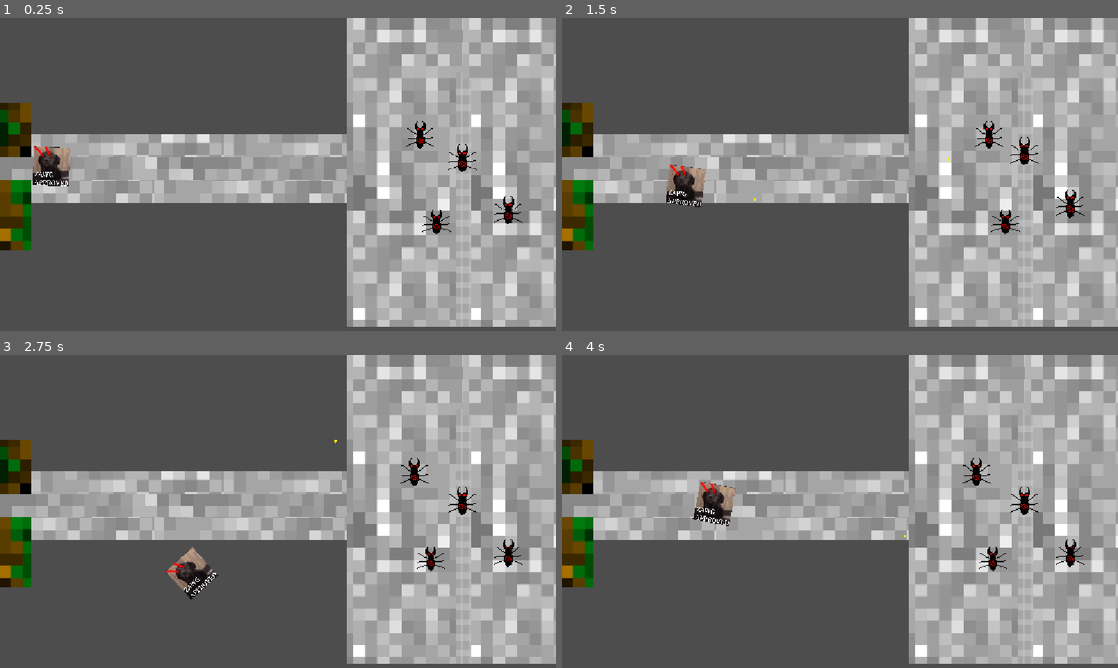
Above: before the commit, frames 1-4 (two rows, left to right).
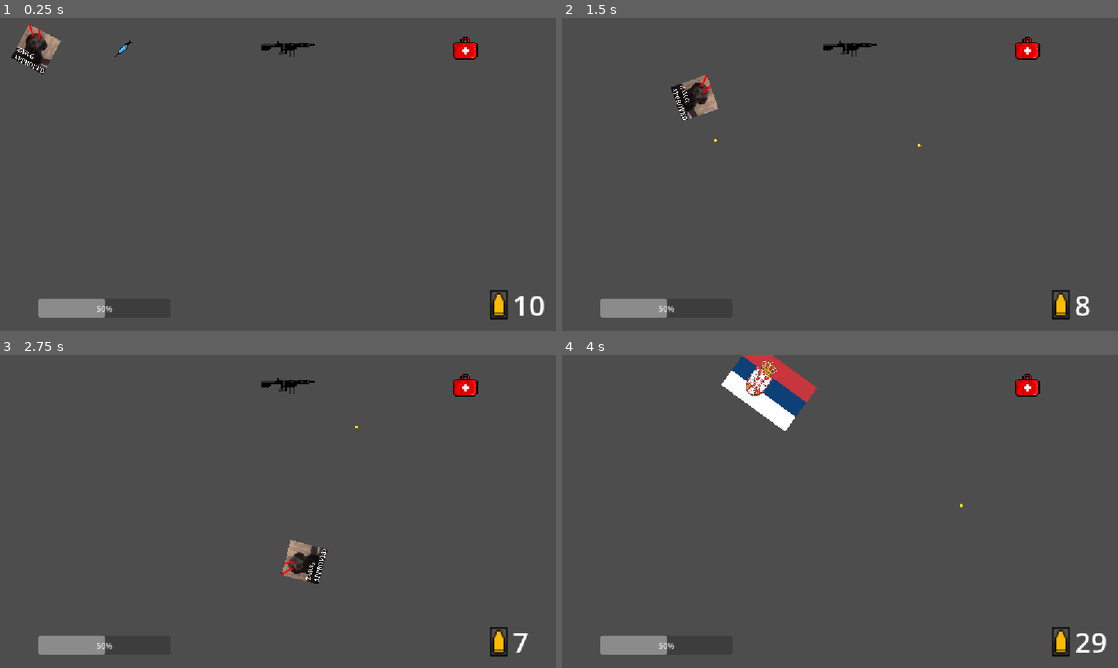
Above: after the commit, the same moments.

Repository: vladydad/Invasion_godot
Game: Godot game, scene res://Tutorial.tscn
Two runs of this game, one before a commit and one after it. Both use one fixed random seed, a clock stepped at 60 frames per second and the inputs below. Before the commit the project starts from res://NPC/NPC.tscn. Sound files missing from this copy of the repository are replaced by a short silence.
Inputs (mouse positions are in pixels of both pictures, inside the frame that each line leads up to):
- Up to frame 1 (0.25 s): no input
- Up to frame 2 (1.5 s): move the mouse to (962, 158) at 0.52 s; hold Right (ui_right) 0.53-1.28 s; click (962, 158) at 0.6 s; move the mouse to (728, 190) at 1.27 s; hold Down (ui_down) from 1.28 s (still down); click (728, 190) at 1.35 s
- Up to frame 3 (2.75 s): move the mouse to (333, 442) at 2.02 s; release Down (ui_down) at 2.03 s; hold Right (ui_right) from 2.03 s (still down); click (333, 442) at 2.1 s
- Up to frame 4 (4 s): move the mouse to (812, 574) at 2.77 s; release Right (ui_right) at 2.78 s; hold Up (ui_up) 2.78-3.53 s; click (812, 574) at 2.85 s; move the mouse to (1006, 558) at 3.52 s; hold Left (ui_left) from 3.53 s (still down); click (1006, 558) at 3.6 s

The runs differ from the first frame. In frame 1, 54% of the frame differs, in the area x 0-100%, y 0-99%; in frame 2, 54%; in frame 3, 55%; in frame 4, 55%.

Commit message:
s

Diff:
--- a/invasion/Tutorial.tscn
+++ b/invasion/Tutorial.tscn
@@ -4,6 +4,7 @@
 [ext_resource type="PackedScene" uid="uid://2u86xvv1k8at" path="res://adrnl.tscn" id="2_5s8la"]
 [ext_resource type="PackedScene" uid="uid://0rt840pxuxhq" path="res://m4a1.tscn" id="3_fr6qw"]
 [ext_resource type="PackedScene" uid="uid://bhf11akkik36y" path="res://medkit.tscn" id="4_oiqhk"]
+[ext_resource type="Texture2D" uid="uid://cm378ir0dauy" path="res://icons/bullet.png" id="5_p3v23"]
 
 [node name="Node2D" type="Node2D" unique_id=1186509278]
 position = Vector2(71, 59)
@@ -35,3 +36,10 @@
 
 [node name="Area2D3" parent="." unique_id=1439943726 instance=ExtResource("4_oiqhk")]
 position = Vector2(891, 9)
+
+[node name="CanvasLayer2" type="CanvasLayer" parent="." unique_id=96121429]
+
+[node name="Bullet" type="Sprite2D" parent="CanvasLayer2" unique_id=385511742]
+position = Vector2(1035, 600)
+scale = Vector2(2.78125, 3.03125)
+texture = ExtResource("5_p3v23")
--- a/invasion/medkit.gd
+++ b/invasion/medkit.gd
@@ -6,4 +6,5 @@
 func _on_body_entered(body):
 	if body.is_in_group("player"):
 		body.maxhealth()
-		queue_free()
+		$PickupSound.play()
+		await $PickupSound.finished
--- a/invasion/medkit.tscn
+++ b/invasion/medkit.tscn
@@ -2,6 +2,7 @@
 
 [ext_resource type="Texture2D" uid="uid://dgf556ss1mmag" path="res://health pack.png" id="1_7hg4a"]
 [ext_resource type="Script" uid="uid://dbt22g0qjh4vd" path="res://medkit.gd" id="1_22oi4"]
+[ext_resource type="AudioStream" uid="uid://l81h30portbg" path="res://audio/pickup.mp3" id="3_6guc2"]
 
 [sub_resource type="RectangleShape2D" id="RectangleShape2D_7xv1m"]
 size = Vector2(52.25, 51)
@@ -17,3 +18,6 @@
 [node name="CollisionShape2D" type="CollisionShape2D" parent="." unique_id=581869450]
 position = Vector2(1.875, -5.5)
 shape = SubResource("RectangleShape2D_7xv1m")
+
+[node name="PickupSound" type="AudioStreamPlayer2D" parent="." unique_id=877078260]
+stream = ExtResource("3_6guc2")
--- a/invasion/player.gd
+++ b/invasion/player.gd
@@ -5,9 +5,9 @@
 var health = 50
 var ammo = 10
 
-#@onready var health_bar = $"../HealthBar"
+@onready var health_bar = $"../HealthBar"
 
-#@onready var ammo_label = $"../CanvasLayer/AmmoLabel"
+@onready var ammo_label = $"../CanvasLayer/AmmoLabel"
 
 func highspeed():
 	speed = 500
@@ -53,15 +53,18 @@
 func _process(delta):
 	look_at(get_global_mouse_position())
 	if Input.is_action_just_pressed("Shoot") and ammo>0:
-		shoot()
+		if weapon == "pistol":
+			shootPistol()
+		elif weapon == "ar":
+			shootm4()
 		ammo = ammo - 1
 	elif ammo == 0:
-		#ammo_label.text = "Lader..."
+		ammo_label.text = "Lader..."
 		reload()
-#	ammo_label.text = str(ammo)
-#	health_bar.value = health
+	ammo_label.text = str(ammo)
+	health_bar.value = health
 
-func shoot():
+func shootPistol():
 	var bullet = bullet_scene.instantiate()
 
 	var direction = (
@@ -72,3 +75,19 @@
 
 	bullet.global_position = $goon.global_position
 	bullet.direction = direction
+
+	$ShootSound.play()
+
+func shootm4():
+	var bullet = bullet_scene.instantiate()
+
+	var direction = (
+		get_global_mouse_position() - $goon.global_position
+	).normalized()
+
+	get_tree().current_scene.add_child(bullet)
+
+	bullet.global_position = $goon.global_position
+	bullet.direction = direction
+
+	$RifleSound.play()
--- a/invasion/player.tscn
+++ b/invasion/player.tscn
@@ -3,6 +3,8 @@
 [ext_resource type="Script" uid="uid://b2rjbg3c4ha5c" path="res://player.gd" id="1_onrkg"]
 [ext_resource type="PackedScene" uid="uid://b0fhfldkrhm6v" path="res://bullet.tscn" id="2_i3pqv"]
 [ext_resource type="Texture2D" uid="uid://bjqg165opy677" path="res://zawgapproved.png" id="2_onrkg"]
+[ext_resource type="AudioStream" uid="uid://bxwwik2vlf7pa" path="res://audio/eaglaxle-gun-shot-2-530789.mp3" id="4_hqtel"]
+[ext_resource type="AudioStream" uid="uid://bkg50bxw0hl60" path="res://audio/m4a1.mp3" id="5_sweqy"]
 
 [sub_resource type="RectangleShape2D" id="RectangleShape2D_7xv1m"]
 size = Vector2(78, 80)
@@ -26,3 +28,9 @@
 [node name="Sprite2D" type="Sprite2D" parent="goon" unique_id=1081819845]
 position = Vector2(-4.9999995, 3)
 scale = Vector2(0.033392537, 0.032564655)
+
+[node name="ShootSound" type="AudioStreamPlayer2D" parent="." unique_id=743461403]
+stream = ExtResource("4_hqtel")
+
+[node name="RifleSound" type="AudioStreamPlayer2D" parent="." unique_id=2144829534]
+stream = ExtResource("5_sweqy")
--- a/invasion/project.godot
+++ b/invasion/project.godot
@@ -11,7 +11,7 @@
 [application]
 
 config/name="Invasion"
-run/main_scene="uid://dwtms15a568aa"
+run/main_scene="uid://veb1nhvkxalg"
 config/features=PackedStringArray("4.7", "Forward Plus")
 
 [display]
Not shown, added: invasion/audio/eaglaxle-gun-shot-2-530789.mp3.import
Not shown, added: invasion/audio/m4a1.mp3.import
Not shown, added: invasion/audio/pickup.mp3.import
Binary file added: invasion/icons/bullet.png
Not shown, added: invasion/icons/bullet.png.import
Binary file added: invasion/icons/crosshair.png
Not shown, added: invasion/icons/crosshair.png.import
Binary file added: invasion/mainCharacter/characterPistol.png
Not shown, added: invasion/mainCharacter/characterPistol.png.import
Not shown, added: invasion/audio/eaglaxle-gun-shot-2-530789.mp3
Not shown, added: invasion/audio/m4a1.mp3
Not shown, added: invasion/audio/pickup.mp3
